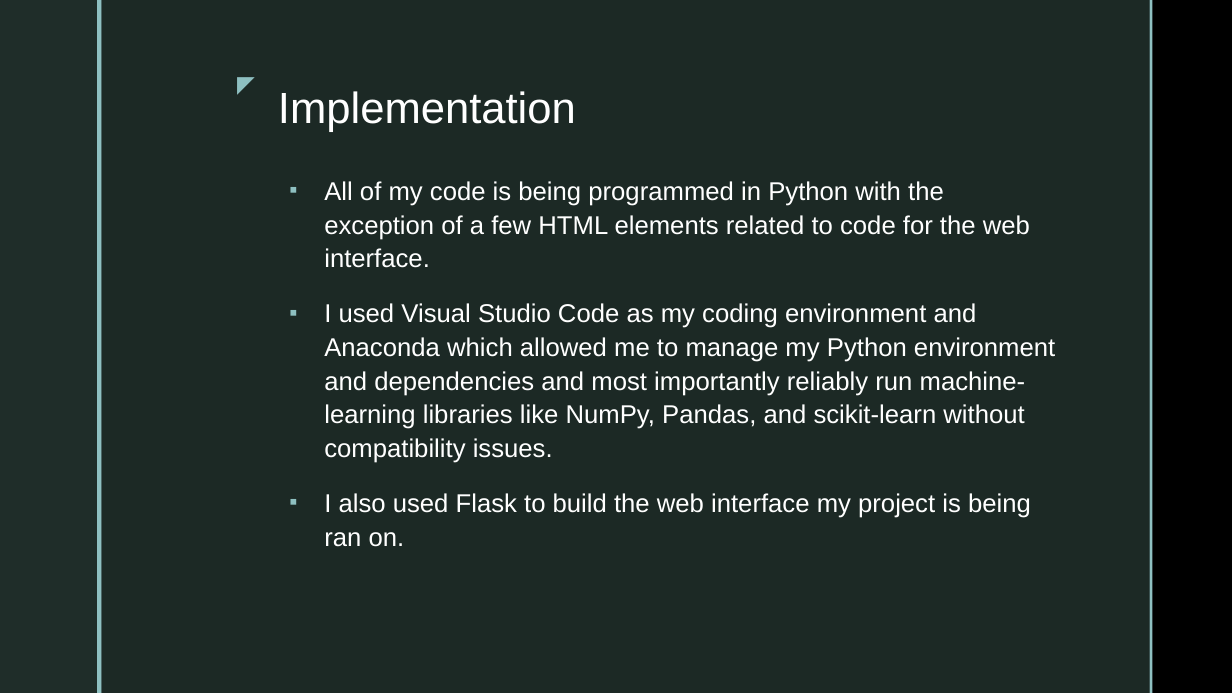
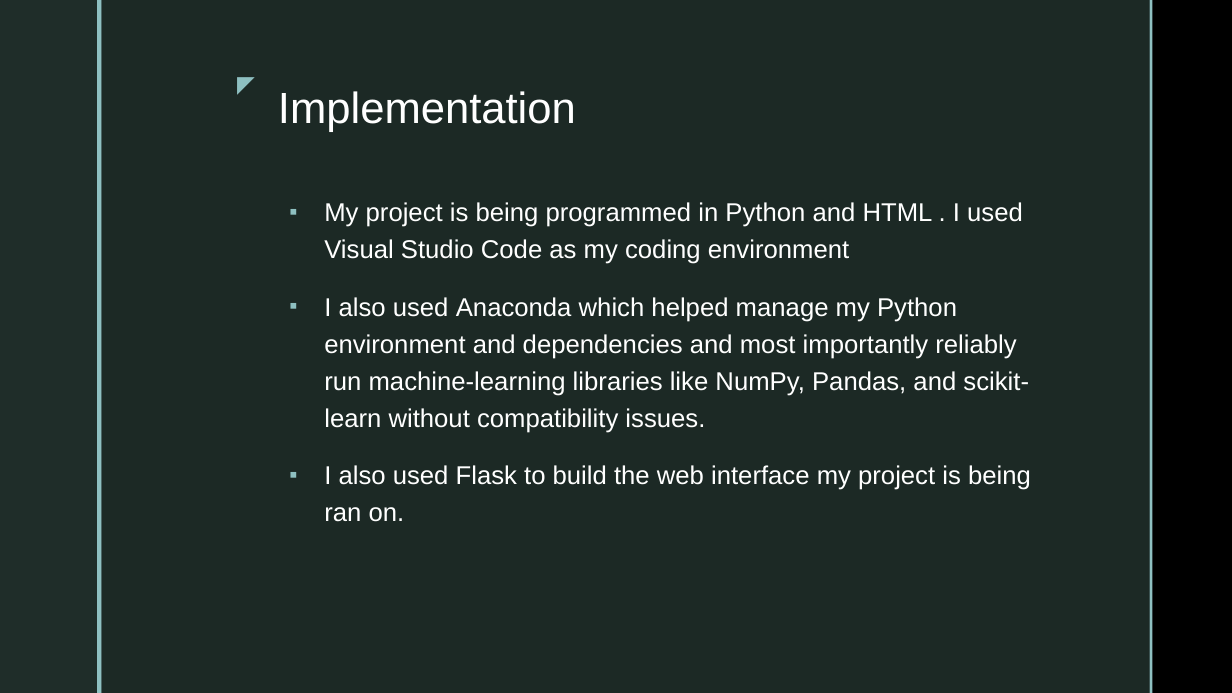
Before and after one commit to 0Meraj/My-Projects, a slide deck: slide 10 of Documents for the project/Presentation.pptx (slide 9 before the commit). Drawn at 1232x693 pixels with LibreOffice and Linux fonts; fonts in the diff are those of the drawing; background and template pictures are left out. Boxes give left, top, right and bottom in pixels: in the first picture for what was removed or moved away, otherwise in the second. Text is boxed around its words. In the diff, an @@ line names an element or a change of style, - is before the commit and + after.

```diff
--- a/Documents for the project/Presentation.pptx
+++ b/Documents for the project/Presentation.pptx
@@ text at <box>324,202,1029,433</box>: text changed @@
-▪ All of my code is being programmed in Python with the exception of a few HTML elements related to code for the web interface.
-▪ I used Visual Studio Code as my coding environment and Anaconda which allowed me to manage my Python environment and dependencies and most importantly reliably run machine-learning libraries like NumPy, Pandas, and scikit-learn without compatibility issues.
+▪ My project is being programmed in Python and HTML . I used Visual Studio Code as my coding environment
+▪ I also used Anaconda which helped manage my Python environment and dependencies and most importantly reliably run machine-learning libraries like NumPy, Pandas, and scikit-learn without compatibility issues.
@@ text at <box>324,465,1031,522</box>: line spacing 1.1 to 1.2 @@
```
Also in this commit, not shown: 12 other slides changed, 1 slide added, 14 other files.
